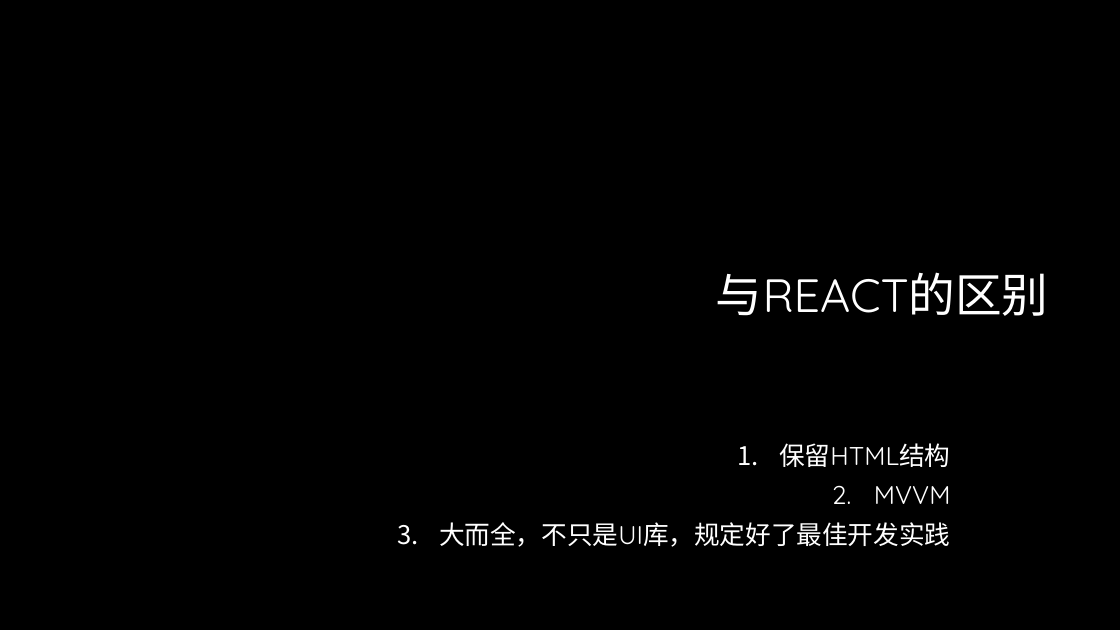
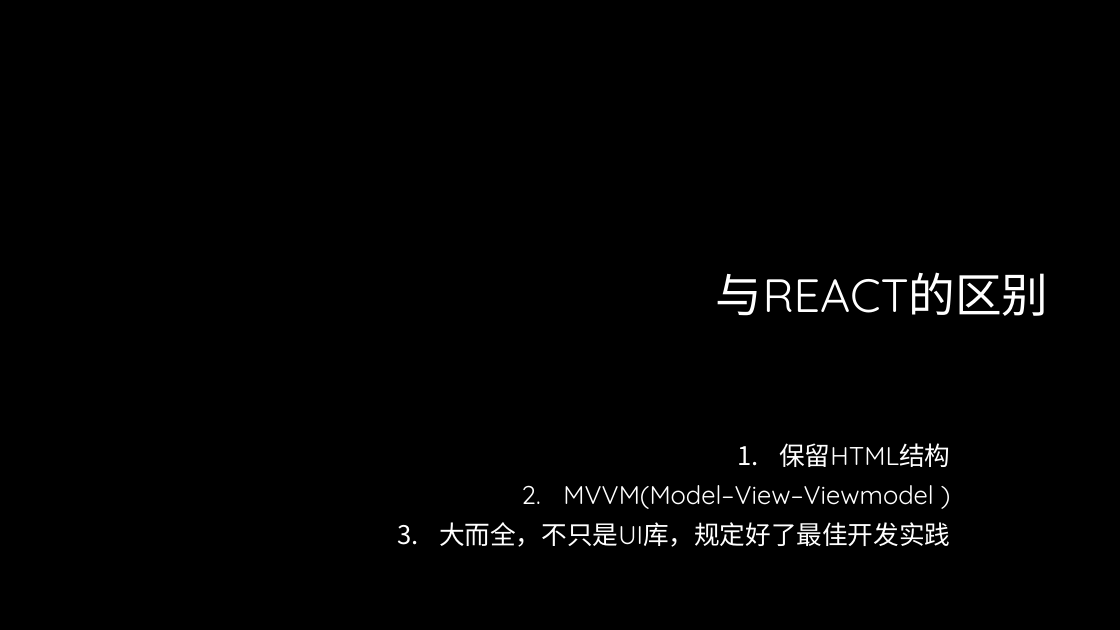
Before and after one commit to lee813/ECVFrontend, a slide deck: slide 46 of 前端课程.pptx (slide 45 before the commit). Drawn at 1120x630 pixels with LibreOffice and Linux fonts; fonts in the diff are those of the drawing; background and template pictures are left out. Boxes give left, top, right and bottom in pixels: in the first picture for what was removed or moved away, otherwise in the second. Text is boxed around its words. In the diff, an @@ line names an element or a change of style, - is before the commit and + after.

```diff
--- a/前端课程.pptx
+++ b/前端课程.pptx
@@ text at (563,485,933,509): text changed @@
-2. MVVM
+2. MVVM(Model–View–Viewmodel )
```
Also in this commit, not shown: 1 other slide changed, 2 slides added.
